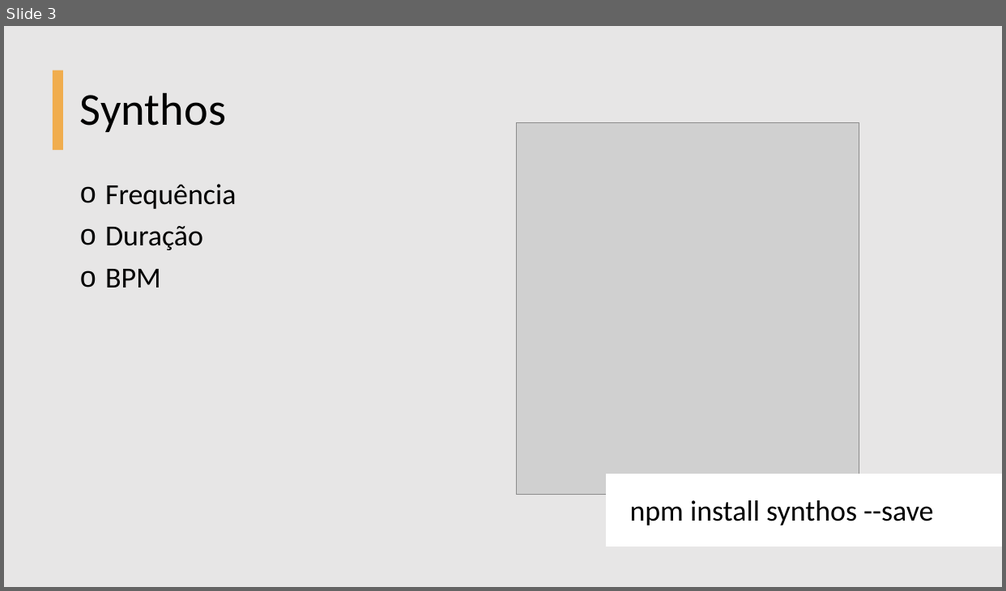
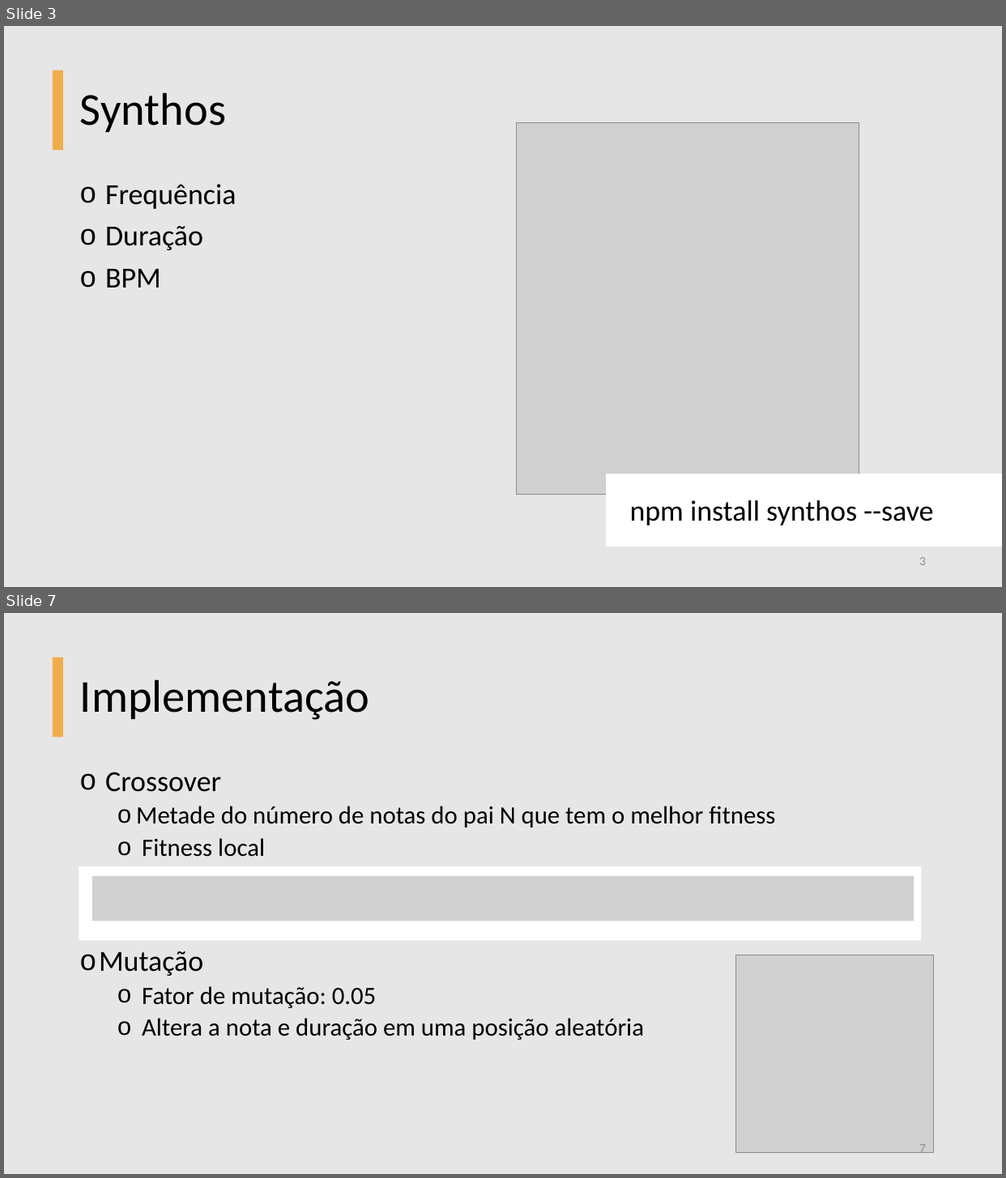
Before and after one commit to BeholderDEV/genetic-music-maker, a slide deck: Genetic Music.pptx. Shown one above the other, each under a label of ours: slide 3 before the commit, slides 3 and 7 after it; the slides between them are not shown. The pictures are 1006x591 and 1006x1178 pixels, drawn with LibreOffice and Linux fonts; fonts in the diff are those of the drawing; grey boxes stand for pictures. Boxes give left, top, right and bottom in pixels: in the first picture for what was removed or moved away, otherwise in the second. Text is boxed around its words. In the diff, an @@ line names an element or a change of style, - is before the commit and + after.

```diff
--- a/Genetic Music.pptx
+++ b/Genetic Music.pptx
@@ slide 7 added at <box>4,613,1002,1174</box>, background #E7E6E6 @@
@@ rectangle added at <box>53,658,63,736</box>, fill #F0AD4E @@
@@ title added at <box>80,679,370,720</box>, 44 pt, text #000000 @@
+Implementação
@@ text added at <box>99,772,775,1040</box>, 24 pt, text #000000 @@
+o Crossover
+  o Metade do número de notas do pai N que tem o melhor fitness
+  o Fitness local
+o Mutação
+  o Fator de mutação: 0.05
+  o Altera a nota e duração em uma posição aleatória
@@ rectangle added at <box>79,867,921,941</box>, fill #FFFFFF @@
@@ picture added at <box>92,876,914,922</box> @@
@@ picture added at <box>736,955,934,1152</box> @@
@@ page number added at <box>919,1144,926,1153</box>, 12 pt, text #8C8C8C @@
+7
@@ slide 3 changed as well @@
@@ page number added at <box>919,557,926,565</box>, 12 pt, text #8C8C8C @@
+3
```
Also in this commit, not shown: 2 other slides changed, 7 other slides added, 2 slides removed.
